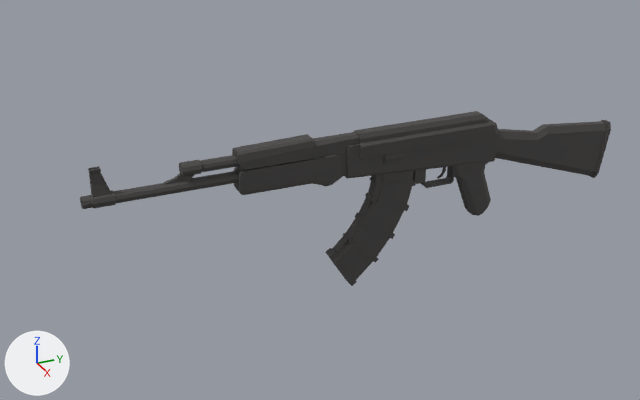
The glTF model assets/weapons/br52/tp.glb: old version first, new version second.
Rendered twice from a 50 mm camera at (1.151, -0.715, 0.665) aimed at (-0.025, -0.185, 0.077). Lighting does not change. The marker at lower left points along +X, +Y and +Z. The picture after the commit comes second. Vertices at exactly the same position are counted once.

The first picture shows 'br52'.
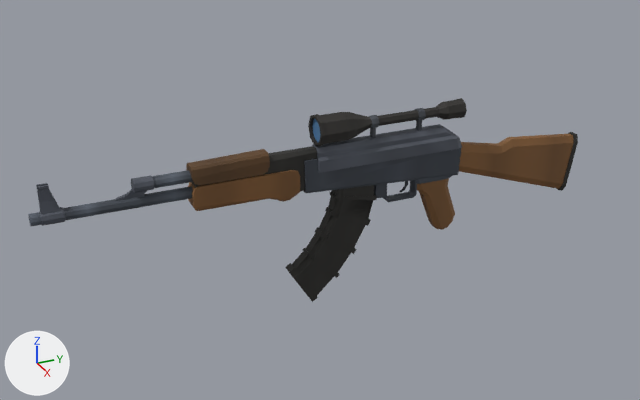
The change in detail:
me_cube_136 is used by ob_br52; location (0.0, 0.0, 0.0).
me_cube_136 had 769 vertices, 1468 faces and spanned x -0.017..0.017, y -0.558..0.362, z -0.071..0.201.
me_cube_136 now has 769 vertices, 1468 faces and spans x -0.025..0.025, y -0.628..0.292, z -0.084..0.231.
me_cube_136 part 1: the loose piece of 16 vertices spanning x -0.013..0.013, y -0.156..0.12, z 0.107..0.177 is moved by (0.0, -0.071, -0.012).
me_cube_136 part 2: the loose piece of 26 vertices spanning x -0.017..0.017, y -0.135..0.122, z 0.156..0.193 is moved by (0.0, -0.071, -0.012).
me_cube_136 part 3: the loose piece of 14 vertices spanning x -0.011..0.011, y -0.327..-0.134, z 0.128..0.192 is moved by (0.0, -0.071, -0.012).
me_cube_136 part 4: the loose piece of 30 vertices spanning x -0.009..0.009, y -0.033..0.043, z 0.08..0.116 is moved by (0.0, -0.071, -0.012).
me_cube_136 part 5: the loose piece of 40 vertices spanning x -0.013..0.013, y 0.115..0.362, z 0.035..0.159 is moved by (0.0, -0.071, -0.012).
me_cube_136 part 6: the loose piece of 54 vertices spanning x -0.012..0.012, y 0.038..0.121, z 0.008..0.114 is moved by (0.0, -0.071, -0.012).
me_cube_136 part 7: the loose piece of 28 vertices spanning x -0.006..0.006, y -0.542..-0.516, z 0.16..0.201 is moved by (0.0, -0.071, -0.012).
me_cube_136 part 8: the loose piece of 156 vertices spanning x -0.012..0.012, y -0.183..-0.032, z -0.071..0.125 is rebuilt with 146 vertices and now spans x -0.011..0.012, y -0.254..-0.103, z -0.084..0.113.
me_cube_136 part 9: the loose piece of 60 vertices spanning x -0.01..0.01, y -0.415..-0.327, z 0.169..0.188 is rebuilt with 21 vertices and now spans x -0.014..0.014, y -0.403..-0.284, z 0.155..0.186.
me_cube_136 part 10: a new loose piece of 190 vertices spanning x -0.025..0.025, y -0.205..0.053, z 0.175..0.231, in mat_ts_br52 (picture img_br52_atlas).
me_cube_136 part 11: a new loose piece of 76 vertices spanning x -0.01..0.011, y -0.628..-0.397, z 0.131..0.15, in mat_ts_br52 (picture img_br52_atlas).
me_cube_136 part 12: a new loose piece of 58 vertices spanning x -0.01..0.01, y -0.485..-0.397, z 0.156..0.176, in mat_ts_br52 (picture img_br52_atlas).
me_cube_136 part 13: a new loose piece of 36 vertices spanning x -0.014..0.014, y -0.403..-0.236, z 0.104..0.153, in mat_ts_br52 (picture img_br52_atlas).
me_cube_136 part 14: the loose piece of 170 vertices spanning x -0.017..0.017, y -0.093..0.082, z 0.125..0.163 is deleted.
me_cube_136 part 15: the loose piece of 22 vertices spanning x -0.014..0.014, y -0.332..-0.214, z 0.168..0.199 is deleted.
me_cube_136 part 16: the loose piece of 14 vertices spanning x -0.003..0.003, y -0.44..-0.389, z 0.156..0.173 is deleted.
Part 17, on me_cube_136:
115 vertices are removed from x -0.014..0.014, y -0.558..-0.165, z 0.116..0.166.
226 faces are deleted.
2 vertices move within x -0.003..0.003, y -0.511, z 0.144.
6 vertices are added at (-0.003, -0.46, 0.16), (-0.003, -0.486, 0.16), (-0.003, -0.469, 0.153), (-0.003, -0.495, 0.154), (-0.003, -0.475, 0.144), (-0.003, -0.51, 0.15).
6 new vertices lie (0.006, 0.0, 0.0) away from vertices in x -0.003, y -0.51..-0.46, z 0.144..0.16.
24 new faces join them.
Other edits to the shape of me_cube_136 do not show in these pictures.

Where the change shows, as pixel boxes [x1, y1, x2, y2] in the pictures (640 x 400 px; the box of a moved part takes in the faces that stretch with it):
'br52', reshaped (16% taller)
    before: [80, 111, 611, 286]
    after: [28, 98, 578, 302]
part 1 of me_cube_136, moved or reshaped
    before: [345, 132, 499, 179]
    after: [303, 145, 462, 193]
part 2 of me_cube_136, moved or reshaped
    before: [354, 111, 498, 158]
    after: [312, 124, 461, 173]
part 3 of me_cube_136, moved or reshaped
    before: [237, 132, 359, 176]
    after: [191, 146, 317, 191]
part 4 of me_cube_136, moved or reshaped
    before: [413, 167, 455, 188]
    after: [374, 181, 417, 202]
part 5 of me_cube_136, moved or reshaped
    before: [495, 120, 611, 178]
    after: [459, 132, 578, 191]
part 6 of me_cube_136, moved or reshaped
    before: [449, 162, 491, 216]
    after: [412, 175, 455, 230]
part 7 of me_cube_136, moved or reshaped
    before: [88, 166, 112, 197]
    after: [36, 183, 61, 214]
part 8 of me_cube_136, rebuilt
    before: [326, 171, 416, 286]
    after: [285, 185, 377, 302]
part 9 of me_cube_136, rebuilt (39% wider, 68% taller)
    before: [179, 155, 239, 176]
    after: [186, 149, 270, 185]
part 10 of me_cube_136, added
    after: [308, 98, 467, 146]
part 11 of me_cube_136, added
    after: [28, 186, 193, 226]
part 12 of me_cube_136, added
    after: [131, 170, 193, 193]
part 13 of me_cube_136, added (brown)
    after: [188, 170, 300, 211]
part 14 of me_cube_136, deleted (mostly hidden)
    before: [384, 153, 407, 165]
part 15 of me_cube_136, deleted
    before: [232, 134, 313, 169]
part 16 of me_cube_136, deleted
    before: [164, 173, 194, 184]
part 17 of me_cube_136, reshaped
    before: [80, 155, 343, 209]
    after: [116, 189, 148, 201]
